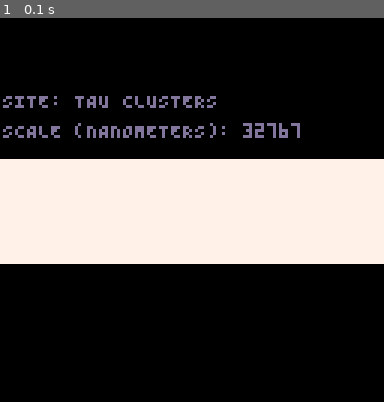
Above: before the commit, frame 1.
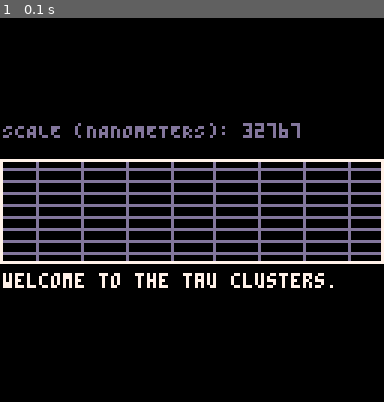
Above: after the commit, the same moment.

Repository: caseylabrack/laser
Game: PICO-8 cartridge zaag.p8
The game is run twice, just before and just after one commit, with the same random seed, the same clock (stepped at 60 frames per second) and the same inputs.
Inputs:
- Up to frame 1 (0.1 s): no input

The runs differ from the first frame. In frame 1, 27% of the frame differs, in the area x 0-100%, y 20-71%.

Commit message:
intro filled out with copy, art

Diff:
--- a/zaag.p8
+++ b/zaag.p8
@@ -8,6 +8,11 @@
 -- palette bug?
 -- intro
 
+--
+
+--insurance covers 3 spares
+--heroically
+--last slide is back to just ship
 --and no way to turn off the defenses
 
 --there's no help coming
@@ -26,11 +31,13 @@
 -- gameover progress of enemy sprites
 --  with boss at the end of line
 -- "return of zaag"? zaag returns
+--  zaag reblastered
 -- names like bacteria
 -- new gameover screen
 -- site? lance? terminology
 -- intro: a skill based video skill program
 --  for one or two players
+-- levels count down
 
 version=53
 _g=_ENV
@@ -1272,29 +1279,23 @@
 function slides()
 
 	music(0)
-	local t=0
 	local pat=0
-	--palette to hide all
-	local hidepal={[14]=0,[11]=0,[10]=0,[8]=0,[6]=0,[9]=0}
-	local h2={[14]=0,[11]=0,[10]=0,[8]=0,[6]=0,[9]=0}
+	--palette to hide/reveal art
+	local hidepal=split("0,0,0,0,0,0,0,0,0,0,0,0,0,0,0")
 
 	while pat~=-1 do
-		t+=1
 		cls()
 		local text=""
-		local uiscale=9
 
 		if pat==0 then
 			local note=stat(50)
 			local pct=note/31
-			local ipct=1/pct
+			pct=easeinexpo(pct)
 			local ratio=127/34
 
-			uiscale=flr(9/pct)
-
 			--start size
-			local mwid=ratio*1
-			local mhid=1
+			local mwid=ratio*4
+			local mhid=4
 			--final size
 			local fwid=127
 			local fhid=34
@@ -1318,51 +1319,72 @@
 						col*wid,
 						row*hid,
 						col*wid+wid,
-						row*hid+hid
+						row*hid+hid,
+						13
 					)
 				end
 			end
 			rect(0,0,twid,thid,8)
 			camera()
 			clip()
+			text=
+[[welcome to the tau clusters.]]
+			print(smallcaps("scale (nanometers): "..flr(9/pct)),1,35,13)
 		end
 
 		--ship reveal
 		if mid(pat,1,2)==pat then
-			hidepal[10]=7
-			text="your ship"
+			hidepal[7],hidepal[1]=7,9
+			text=
+[[your craft is manueverable,
+armed, and most importantly,
+disposable.
+
+you'll get only 2 spares per tau
+(for insurance reasons).
+]]
 		end
 		--zoids reveal
 		if mid(pat,3,4)==pat then
-			hidepal[9]=nil hidepal[11]=nil
-			text="your enemies"
+			hidepal[9]=nil hidepal[11]=nil hidepal[14]=nil hidepal[8]=nil
+			text=
+[[the threat: zaagella.
+the flora blooms from some
+unknown source beneath tau 1.
+
+your blaster cuts through zaag,
+but only fires one-at-a-time
+(regulatory requirement).
+]]
 		end
 		--defenses reveal
-		if mid(pat,4,5)==pat then
-			hidepal[6]=nil hidepal[8]=nil hidepal[14]=nil
-			text="the defenses"
+		if mid(pat,5,6)==pat then
+			hidepal[10]=8 hidepal[6]=nil hidepal[12]=14
+			text=
+[[automated defenses are useless
+--against them.
+
+there's no time to get disable
+authorization (2 business-days).
+
+]]
 		end
 
 		if pat==6 then
-			hidepal=h2
-		end
---		print(t)
-		print(smallcaps("site: tau clusters"),1,25,13)
-		print(smallcaps("scale (nanometers): "..uiscale),1,35,13)
+			text=text.."good luck!"
+		end
 		rect(0,47,127,81,7)
 		pal(hidepal)
---		sspr(0,56,126,34,1,55)
+		--126 width x 34 height
 		if pat>0 then
 			sspr(0,56,126,34,1,47)
 		end
-		--126 width x 34 height
 		pal()
-		cprint(text,64,90,7)
---		circ(64,64,inner.r,15)
+		print(text,1,85,7)
 		yield()
 		pat=stat(54)
 	end
-	music(-1)
+--	music(-1)
 	_update60=_mainupdate
 	_draw=_maindraw
 	tick=0
Not shown, changed: 34 lines of the sprite sheet (__gfx__) section of zaag.p8
Not shown, added: assets/sheet-slide-import.png
Not shown, added: assets/sheet-slide.psd
Not shown, added: assets/sheet.png
Not shown, added: assets/sheet_import.png
